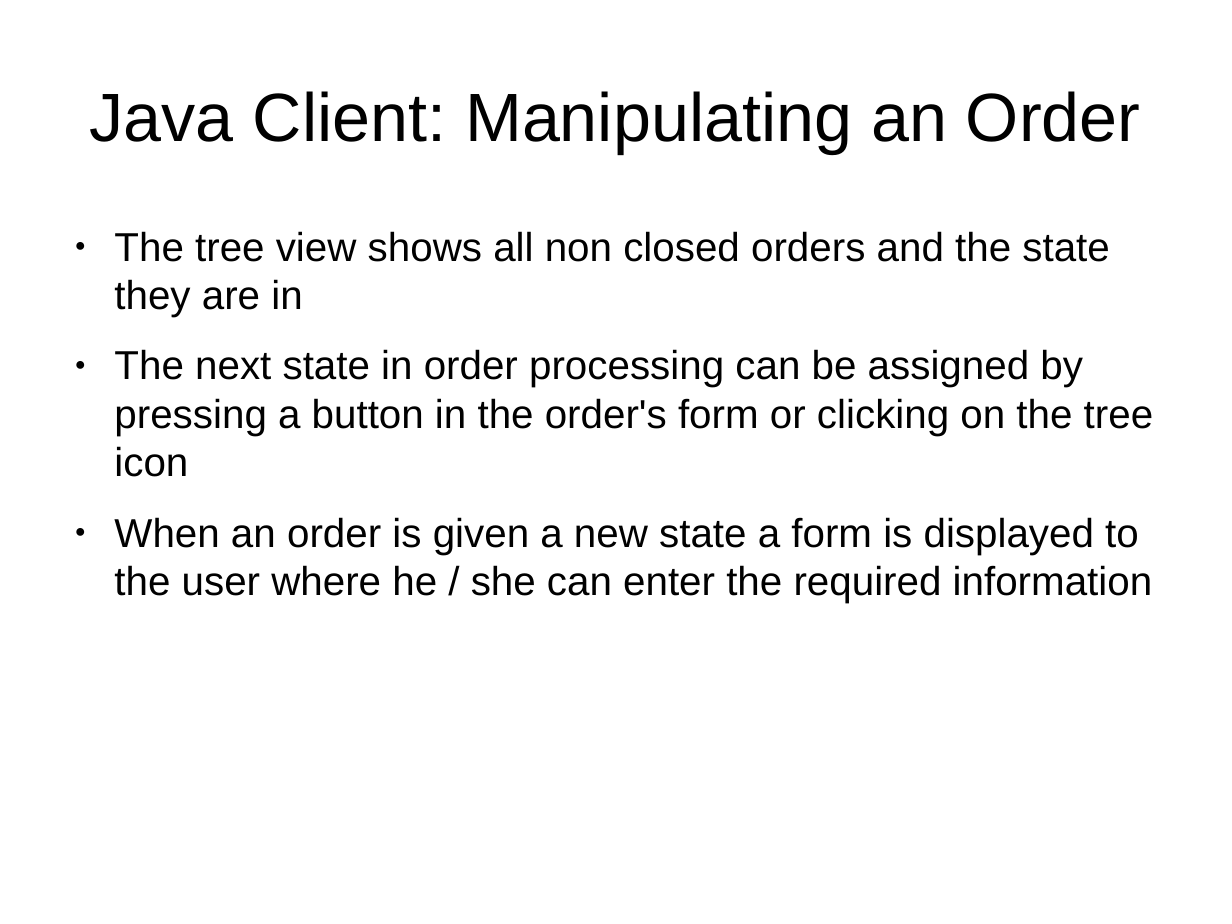
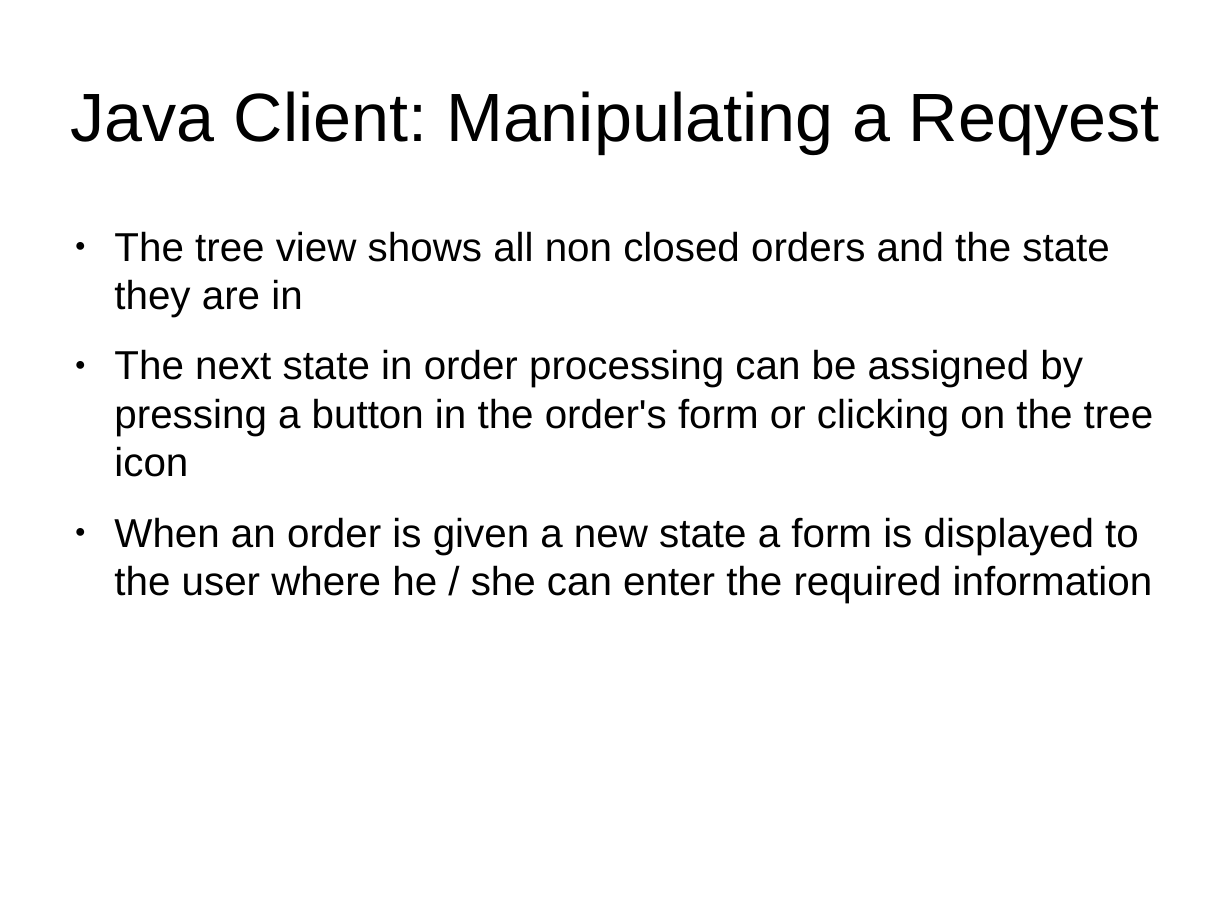
Before and after one commit to CBSR-Biobank/biobank, a slide deck: slide 8 of docs/sampleRequestFlowcharts.odp (slide 12 before the commit). Drawn at 1232x924 pixels with LibreOffice and Linux fonts; fonts in the diff are those of the drawing. Boxes give left, top, right and bottom in pixels: in the first picture for what was removed or moved away, otherwise in the second. Text is boxed around its words. In the diff, an @@ line names an element or a change of style, - is before the commit and + after.

```diff
--- a/docs/sampleRequestFlowcharts.odp
+++ b/docs/sampleRequestFlowcharts.odp
@@ title at [71, 91, 1159, 153]: text changed @@
-Java Client: Manipulating an Order
+Java Client: Manipulating a Reqyest
```
Also in this commit, not shown: 2 other slides changed, 1 slide removed, 4 other files.
